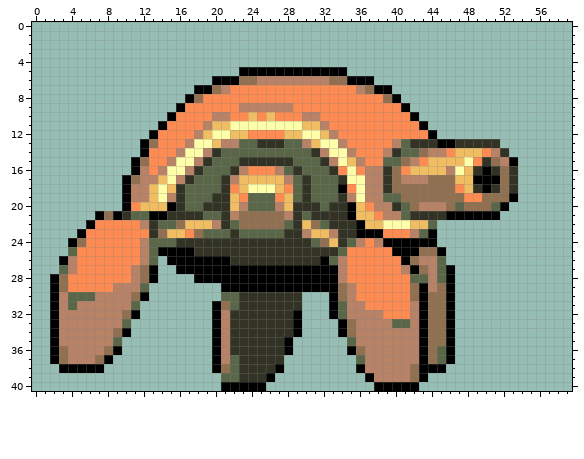
Pixel-art sprite, stored at robotopiaPrototype/Resources/player_walk6.png. That is the earlier state.
The file is 60x41 pixels.
The same view after the edit:
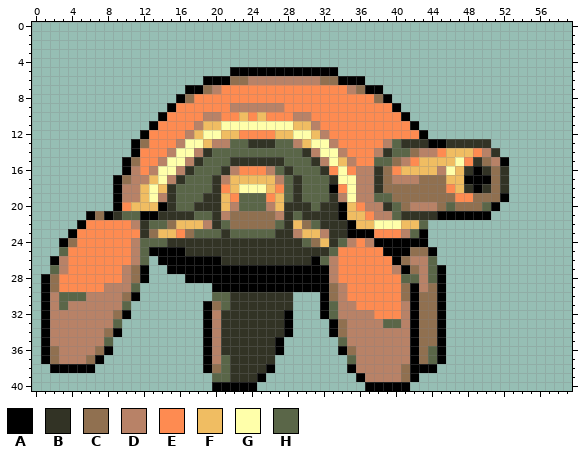
Palette (. is transparent): A #000000  B #323325  C #907050  D #b88267  E #fe8b51  F #f0bd62  G #ffffaa  H #5a6648
Diff:
Changed rows in their new state; - is an unchanged pixel.
first column x 1:
 5 ---------------------A-----------.-------------------
 6 ------------------A--C-D-------C-A--.----------------
 7 ----------------A-CDE-------------DCA-.--------------
 8 ---------------ACE-------------------CA.-------------
 9 --------------AE-----D-----E-----------A.------------
10 -------------AE---D-E-FEFE--D-E---------A.-----------
11 ------------AE---DF-G-------F-DE---------A.----------
12 -----------AE---DFG-F-E---F-G-FDE---------A.---------
13 ----------ACE--DG-FD-H-B--H-DFG-DE----DHB--A-B----.--
14 ----------AE--DG-DBH---------BDG-DE--DBH-CD-EF--EDB.-
15 ---------ACE-DG-DBH--B-----H--BDGFDE-H-CDEF---GEBCDA.
16 ---------ADEDG-DBH--BDE--DHBH--BEGED-BCEF---DGFBABCB.
17 --------ACD-FGDBH--BDF----DHBH--BG-D-BCD--C--F-A--CB.
18 --------AD-FGFBH---BEFG--FEHBH--AEGD-BC------EFBABCB.
19 --------AD-FGDBH--B-FEH--EFHBH--BDGD-H-C------E-C--A.
20 --------AEF--ABH-B--FDH--DFB--HB-AFED-BHCD--CHC--HA.-
21 -----ACABH-A-B---H-BDC----DBHB---AF-ED-HB---A-----.--
22 ----AE----DBH-CF--DBHC----HBFCHB--AF-G--F-H.---------
23 ---AE------BCF-ECH--BH----B-DF-DB-A--E--DHA.---------
24 --ACE-----DH--B--------------HCFBHDEDA-----.---------
25 --HE------DHA---B---------------HE----A--C-A.--------
26 -ADE------DH.A------B---------AHDE-----ACD-H.--------
27 -HDE-----DCA.-A-----------------DE-----DACDHA.-------
28 ACE------DCA.---A---------------DE------H-DHA.-------
29 ACE----D--H.-------A------------CDE-----CADCA.-------
30 ADH--D---CA.-------H-B------.--ACDE-----CAC-A.-------
31 ADHD-----H.-------ACHB------.--AHD-E----DAC-A.-------
32 AD------CA.-------ADB------A.--AHD---E--DAC-A.-------
33 AD------H.--------ADB------A.---ACD---H-DAC-A.-------
34 AD-----CA.--------ADB------A.---ACD------AC-A.-------
35 AD-----H.---------ADB-----A.-----HD------AC-A.-------
36 ACD---CA.---------ADB-----A.-----ACD-----ACHA.-------
37 ACD--CA.----------ADHB----.-------HD-----ACHA.-------
38 -A----.-----------ACHB---A.-------AD----CA--.--------
39 -------------------H-B--A.---------AD---CA.----------
40 -------------------A----.-----------A----.-----------
Pixel boxes of the changes (left, top, right, bottom) in both pictures:
changed: (41, 67, 518, 391)
